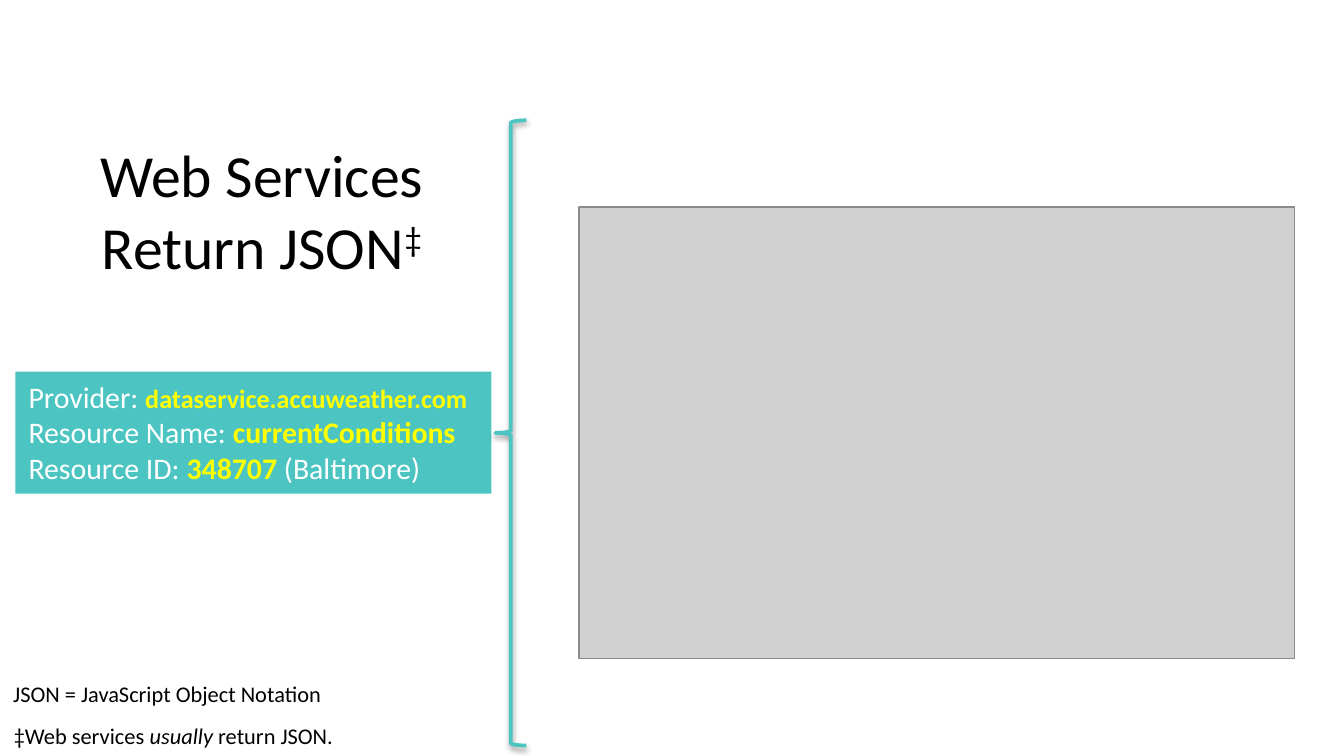
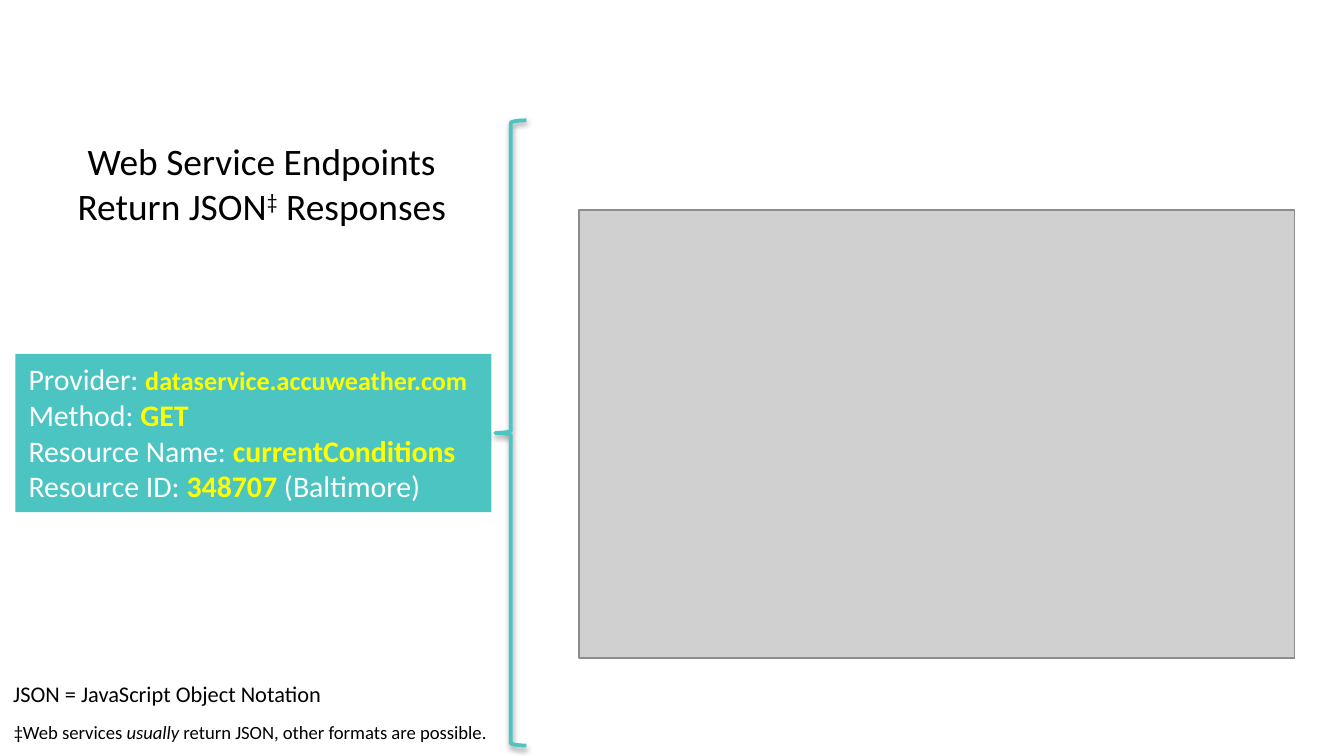
Before and after one commit to ghsmith/hladpb1, a slide deck: slide 24 of Hot_Topic_Analytics_and_Algorithms_Web_Based_Clinical_Decision_Support.pptx. Drawn at 1344x756 pixels with LibreOffice and Linux fonts; fonts in the diff are those of the drawing; grey boxes stand for pictures; background and template pictures are left out. Boxes give left, top, right and bottom in pixels: in the first picture for what was removed or moved away, otherwise in the second. Text is boxed around its words. In the diff, an @@ line names an element or a change of style, - is before the commit and + after.

```diff
--- a/Hot_Topic_Analytics_and_Algorithms_Web_Based_Clinical_Decision_Support.pptx
+++ b/Hot_Topic_Analytics_and_Algorithms_Web_Based_Clinical_Decision_Support.pptx
@@ text at bbox=[78, 149, 446, 226]: text changed; size 32 to 20 pt @@
-Web Services Return JSON‡
+Web Service Endpoints Return JSON‡ Responses
@@ rectangle "Provider: dataservice.accuweather.com": place and size @@
-rectangle "Provider: dataservice.accuweather.com" at bbox=[15, 372, 491, 495]
+rectangle "Provider: dataservice.accuweather.com" at bbox=[15, 353, 491, 512]
@@ text in rectangle at bbox=[29, 405, 188, 426]: paragraph added @@
+Method: GET
@@ text at bbox=[14, 726, 486, 742]: text changed; size 12 to 10 pt @@
-‡Web services usually return JSON.
+‡Web services usually return JSON, other formats are possible.
```
Also in this commit, not shown: 6 other slides changed, 11 slides added, 1 slide removed.
